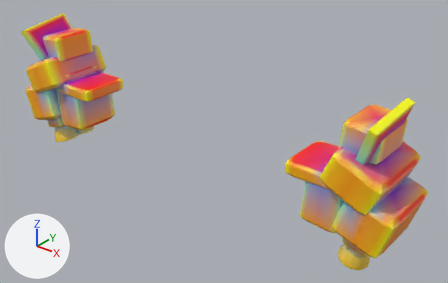
Two versions of the glTF model models/parts/llm_gen_shoulder_pods_035_64de59.glb, one commit apart.
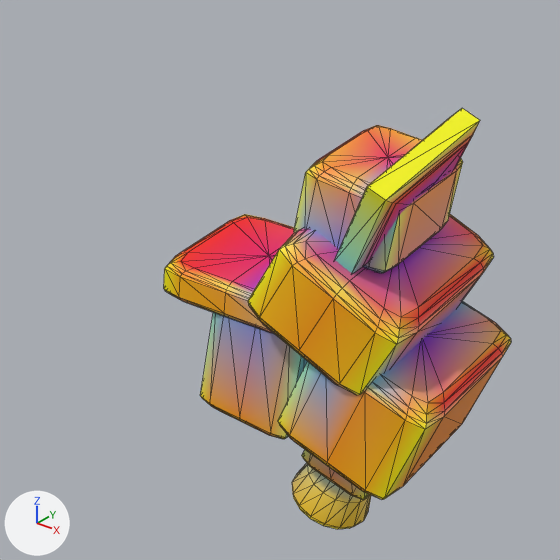
The first picture shows the older version from a camera (50 mm lens) standing at (99.6, -110.6, 74.4) and looking at (8.0, 3.9, 3.4). The close-ups show the older and then the newer version on the part from 49% to 100% of the width and 19% to 100% of the height of that picture. Only the edits that show in the close-ups are written down. The lights are fixed; the arrows at lower left show +X, +Y and +Z. The close-ups show mesh edges as thin lines. Vertices at exactly the same position are counted once.

The first close-up shows 'adapter_shoulder_yoke_r', 'addon_sh_mcap_6_amber_optic_r', 'samurai_crest_fin_2_amber_optic_r', 'samurai_lower_tier_1_adapter_dark_r', 'samurai_mount_bracket_3_adapter_dark_r', 'samurai_upper_tier_0_amber_optic_r', 'samurai_vernier_b_5_vernier_bell_vernier_r'.
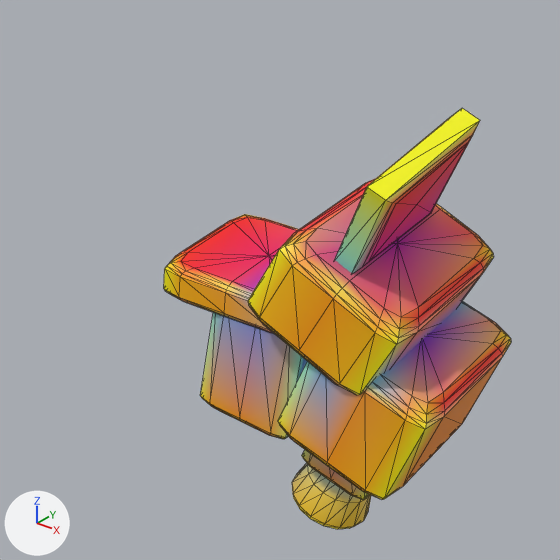
The change, as JSON lines over the scene's bpy script:
```json
{"block": "me_samurai_upper_tier_0_amber_optic_r", "where": "me_samurai_upper_tier_0_amber_optic_r.from_pydata(...)  # 114 vertices, 224 faces; spans x 43.6..58.2, y -9.8..11.0, z 5.2..17.7"}
{"block": "me_samurai_upper_tier_0_amber_optic_r", "where": "# used by ob_samurai_upper_tier_0_amber_optic_r; location = (0.0, 0.0, 0.0)"}
{"block": "me_samurai_upper_tier_0_amber_optic_r", "change": "me_samurai_upper_tier_0_amber_optic_r part 1: 100 faces centred in x 44.1..57.7, y -9.0..10.6, z 5.3..17.6 are repainted in the vertex colours, in many colours"}
{"block": "me_samurai_crest_fin_2_amber_optic_r", "where": "me_samurai_crest_fin_2_amber_optic_r.from_pydata(...)  # 26 vertices, 48 faces; spans x 50.6..56.8, y -10.3..8.2, z 15.5..27.3"}
{"block": "me_samurai_crest_fin_2_amber_optic_r", "where": "# used by ob_samurai_crest_fin_2_amber_optic_r; location = (0.0, 0.0, 0.0)"}
{"block": "me_samurai_crest_fin_2_amber_optic_r", "change": "me_samurai_crest_fin_2_amber_optic_r part 2: 37 faces centred in x 50.6..55.8, y -8.5..6.7, z 15.7..26.2 are repainted in the vertex colours, in many colours"}
{"op": "remove", "block": "ob_addon_sh_mcap_6_amber_optic_r", "code": ["ob_addon_sh_mcap_6_amber_optic_r = bpy.data.objects.new('addon_sh_mcap_6_amber_optic_r', me_addon_sh_mcap_6_amber_optic_r)", "ob_addon_sh_mcap_6_amber_optic_r.location = (0.0, 0.0, 0.0)"]}
```

Location of each change, [x1, y1, x2, y2] in pixels of the close-ups (560 x 560 px):
```json
{"object": "addon_sh_mcap_6_amber_optic_r", "change": "deleted", "before": [294, 125, 463, 273], "on screen": "orange"}
{"part": 1, "of": "me_samurai_upper_tier_0_amber_optic_r", "change": "recoloured", "before": [280, 214, 479, 310], "after": [280, 179, 479, 310]}
{"part": 2, "of": "me_samurai_crest_fin_2_amber_optic_r", "change": "recoloured", "before": [352, 138, 466, 273], "after": [352, 138, 466, 273]}
```
